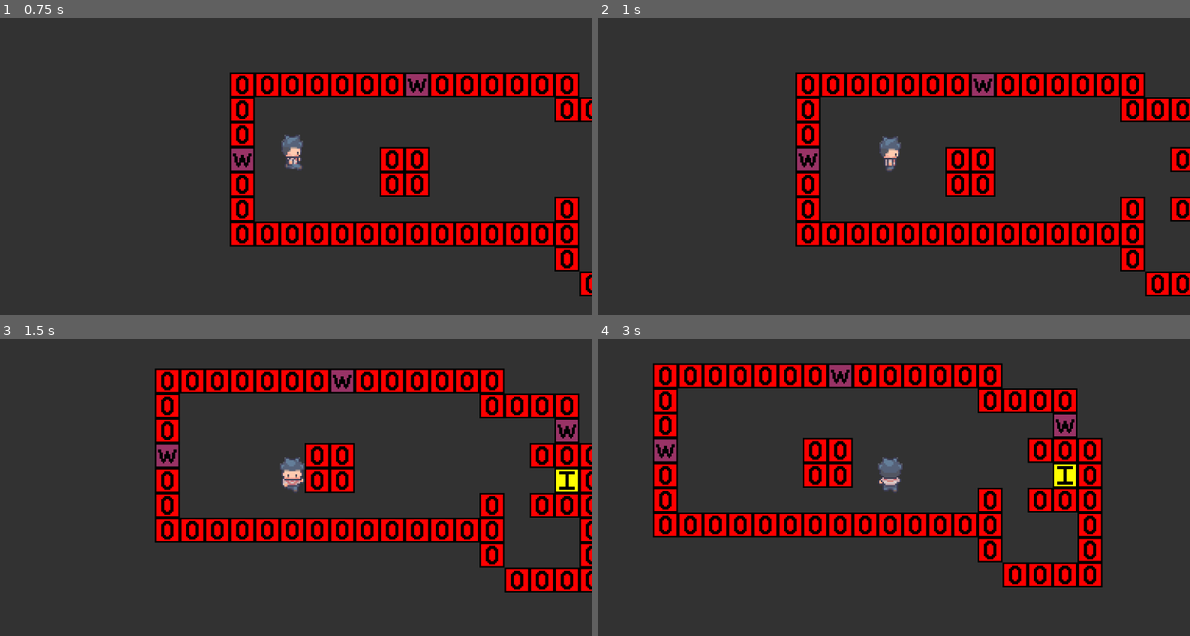
Above: before the commit, frames 1-4 (two rows, left to right).
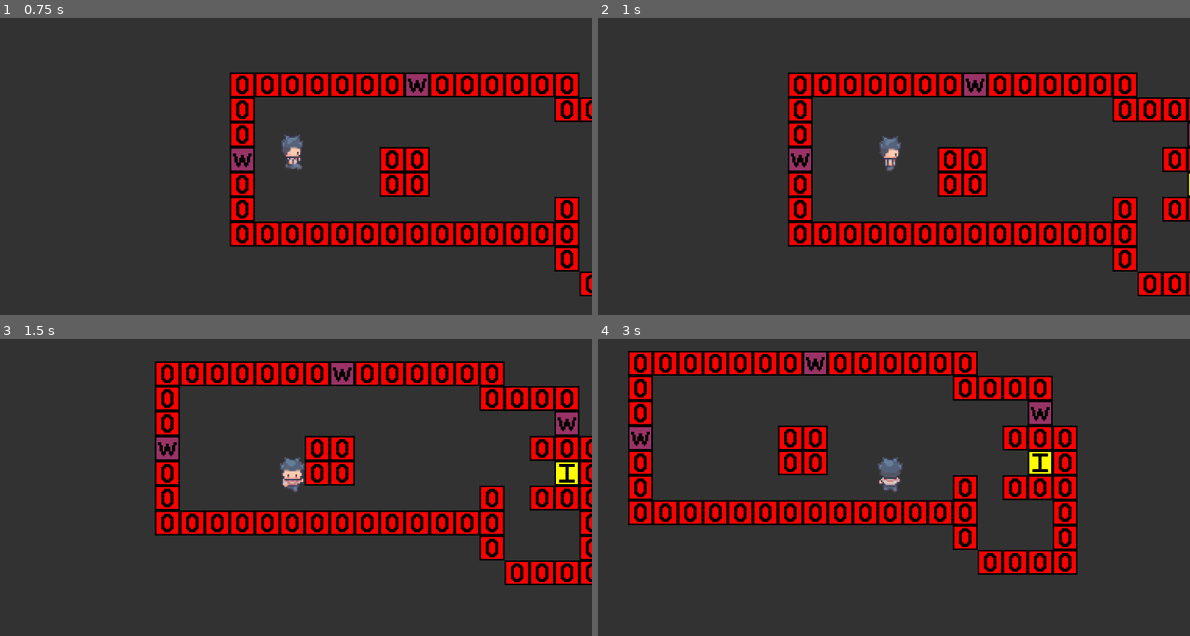
Above: after the commit, the same moments.

Repository: XadosIV/LA-Godot-Demo
Game: Godot game, scene res://scenes/levels/test_world/test_map_movements.tscn
Two runs of this game, one before a commit and one after it. Both use one fixed random seed, a clock stepped at 60 frames per second and the inputs below. This scene is started directly instead of the project's main scene.
Inputs:
- Up to frame 1 (0.75 s): tap Enter at 0.5 s; hold Right (right) from 0.53 s (still down); hold E (interact) from 0.53 s (still down)
- Up to frame 2 (1 s): keep holding Right (right); keep holding E (interact); tap Space (sprint, bound only after the commit) at 0.8 s
- Up to frame 3 (1.5 s): release Right (right) at 1.28 s; release E (interact) at 1.28 s; hold Down (down) from 1.28 s (still down); tap Space (sprint, bound only after the commit) at 1.35 s
- Up to frame 4 (3 s): tap E (interact) at 1.55 s; release Down (down) at 2.03 s; hold Right (right) 2.03-2.78 s; hold E (interact) 2.03-2.78 s; tap Space (sprint, bound only after the commit) at 2.3, 2.85 s; hold Up (up) from 2.78 s (still down)

Frame 1 is identical in both runs. In frame 2, 8.0% of the frame differs, in the area x 32-100%, y 18-94%; in frame 3, 14%; in frame 4, 28%, in the area x 5-86%, y 4-84%.

Commit message:
fix interact + ajout sprint

Diff:
--- a/project.godot
+++ b/project.godot
@@ -63,6 +63,12 @@
 "events": [Object(InputEventKey,"resource_local_to_scene":false,"resource_name":"","device":-1,"window_id":0,"alt_pressed":false,"shift_pressed":false,"ctrl_pressed":false,"meta_pressed":false,"pressed":false,"keycode":0,"physical_keycode":0,"key_label":69,"unicode":101,"echo":false,"script":null)
 ]
 }
+sprint={
+"deadzone": 0.5,
+"events": [Object(InputEventKey,"resource_local_to_scene":false,"resource_name":"","device":-1,"window_id":0,"alt_pressed":false,"shift_pressed":false,"ctrl_pressed":false,"meta_pressed":false,"pressed":false,"keycode":0,"physical_keycode":0,"key_label":32,"unicode":32,"echo":false,"script":null)
+, Object(InputEventKey,"resource_local_to_scene":false,"resource_name":"","device":-1,"window_id":0,"alt_pressed":false,"shift_pressed":false,"ctrl_pressed":false,"meta_pressed":false,"pressed":false,"keycode":0,"physical_keycode":0,"key_label":4194325,"unicode":0,"echo":false,"script":null)
+]
+}
 
 [rendering]
 
--- a/scenes/characteres/players/Player.gd
+++ b/scenes/characteres/players/Player.gd
@@ -12,6 +12,7 @@
 
 @export var MAXHEALTH_POINT : int = 100
 @export var SPEED_MULTIPLICATOR : float = 1.6 #attention, c'est bien un x1.X la vitesse
+@export var SPEED_SPRINT : float = 1.6 #Ajouté au multiplicateur au moment de sprint
 
 @onready var animatedSprite : AnimatedSprite2D = $AnimatedSprite2D
 
@@ -29,7 +30,10 @@
 	setCurrentMovement(direction)
 
 func visualMove() -> void: #Gere le visuel du déplacement
-	var posAfter : Vector2 = position + currentMovement * SPEED_MULTIPLICATOR #calcule la position après déplacement
+	var multiplicator = SPEED_MULTIPLICATOR
+	if Input.is_action_pressed("sprint"):
+		multiplicator += SPEED_SPRINT
+	var posAfter : Vector2 = position + currentMovement * multiplicator #calcule la position après déplacement
 
 	#stocke la valeur avant déplacement, après déplacement, et la valeur souhaitée (milieu de la tuile)
 	var tab = []
@@ -83,7 +87,7 @@
 		# Si il y a aucun mouvement, on en attend un.
 		playerMoveInput()
 
-	if Input.is_action_pressed("interact"):
+	if Input.is_action_just_pressed("interact"):
 		map.interact(facing_direction)
 
 
